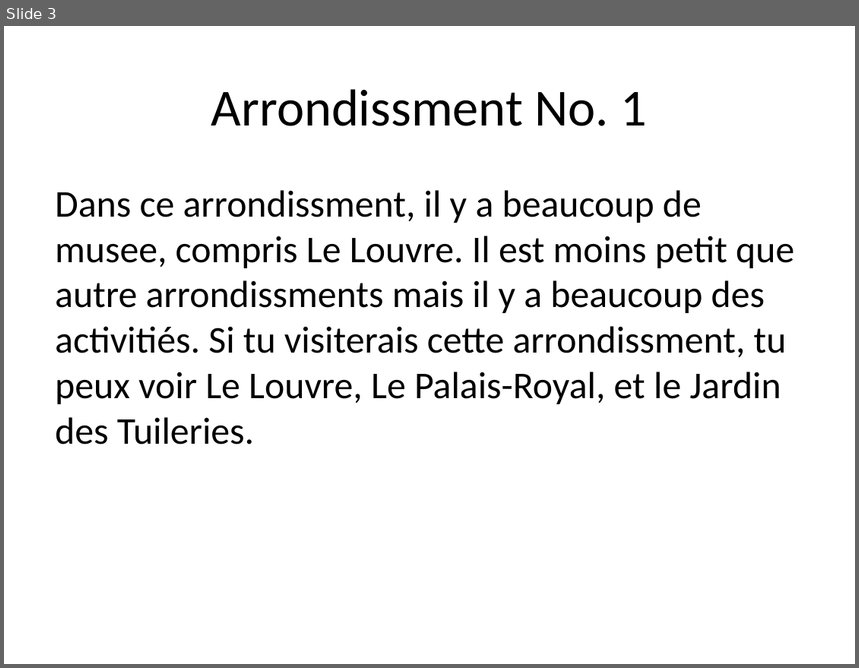
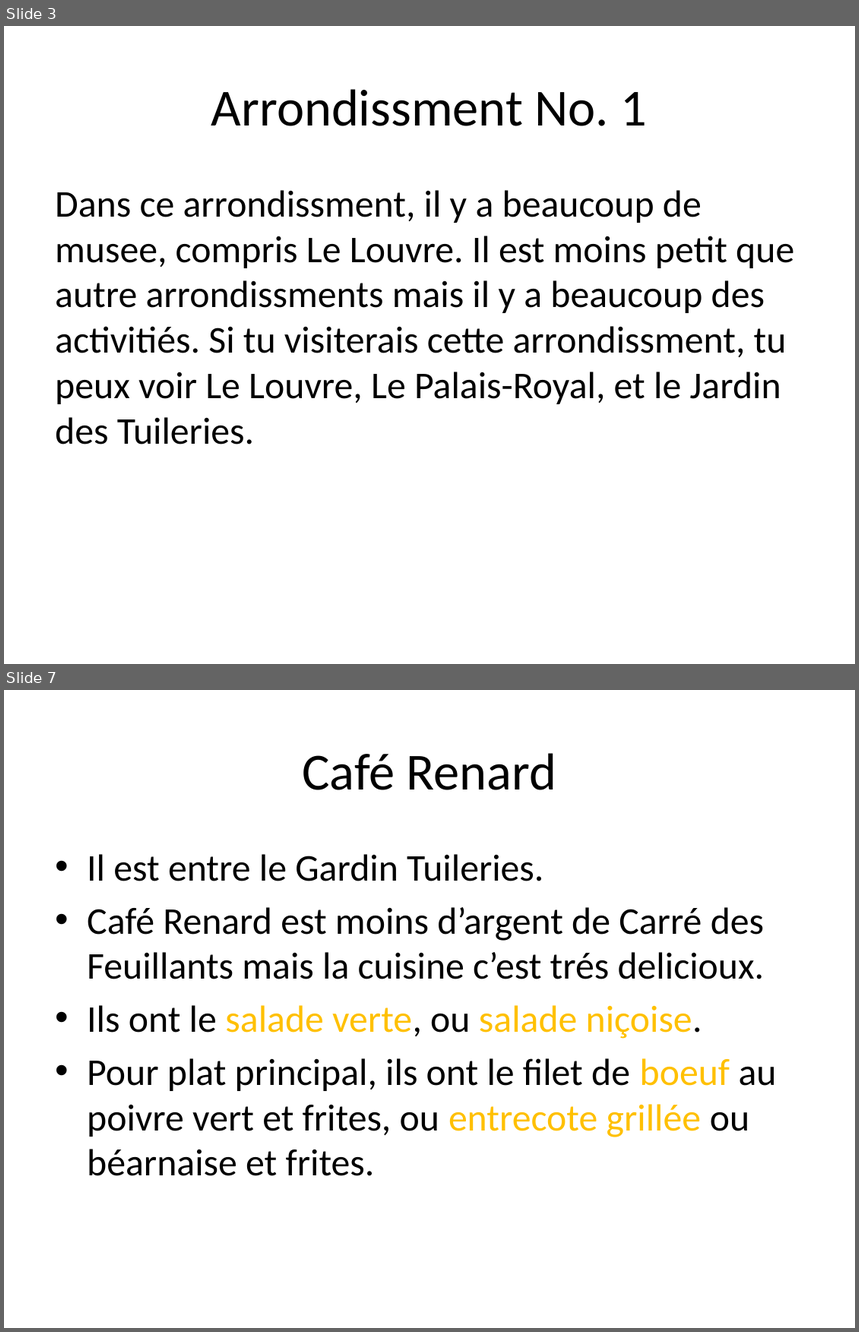
Before and after one commit to ethnt/apcs, a slide deck: Miscellaneous/Arrondissment No1.pptx. Shown one above the other, each under a label of ours: slide 3 before the commit, slides 3 and 7 after it; the slides between them are not shown. The pictures are 859x668 and 859x1332 pixels, drawn with LibreOffice and Linux fonts; fonts in the diff are those of the drawing. Boxes give left, top, right and bottom in pixels: in the first picture for what was removed or moved away, otherwise in the second. Text is boxed around its words. In the diff, an @@ line names an element or a change of style, - is before the commit and + after.

```diff
--- a/Miscellaneous/Arrondissment No1.pptx
+++ b/Miscellaneous/Arrondissment No1.pptx
@@ slide 7 added at (4, 690, 855, 1328), background #FFFFFF @@
@@ title added at (302, 753, 557, 790), 44 pt, text #000000 @@
+Café Renard
@@ text added at (87, 854, 777, 1176), 32 pt, text #000000 @@
+• Il est entre le Gardin Tuileries.
+• Café Renard est moins d’argent de Carré des Feuillants mais la cuisine c’est trés delicioux.
+• Ils ont le salade verte, ou salade niçoise.
+• Pour plat principal, ils ont le filet de boeuf au poivre vert et frites, ou entrecote grillée ou béarnaise et frites.
```
Also in this commit, not shown: 2 slides changed, 2 other slides added, 1 slide removed.
